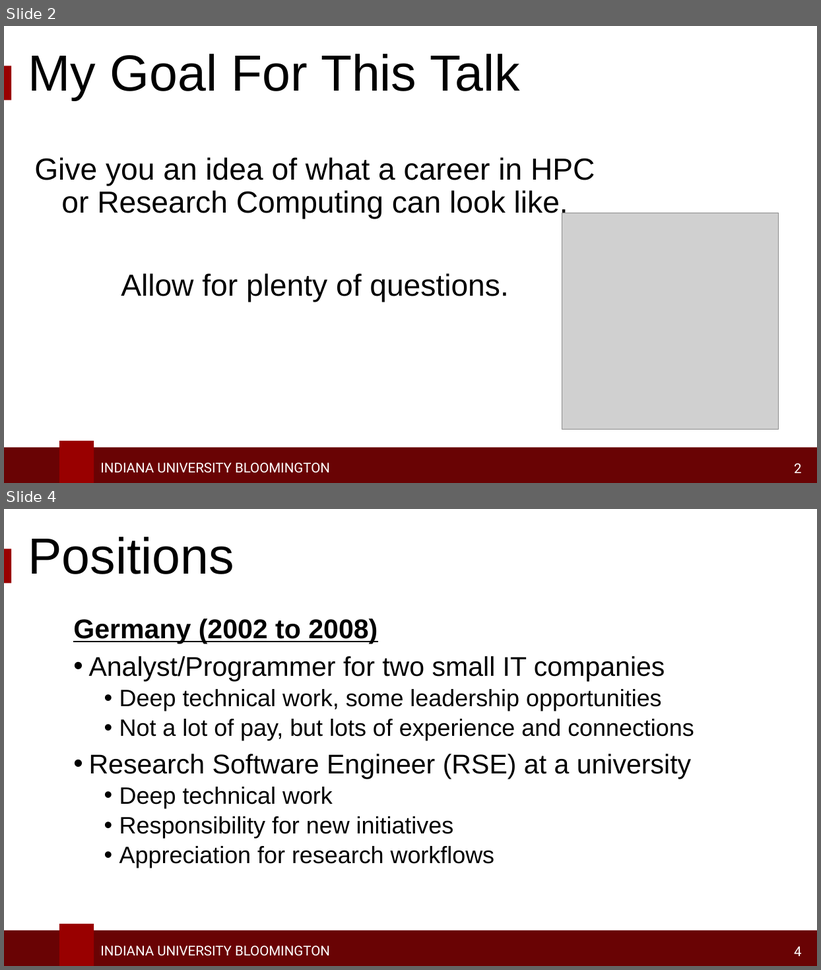
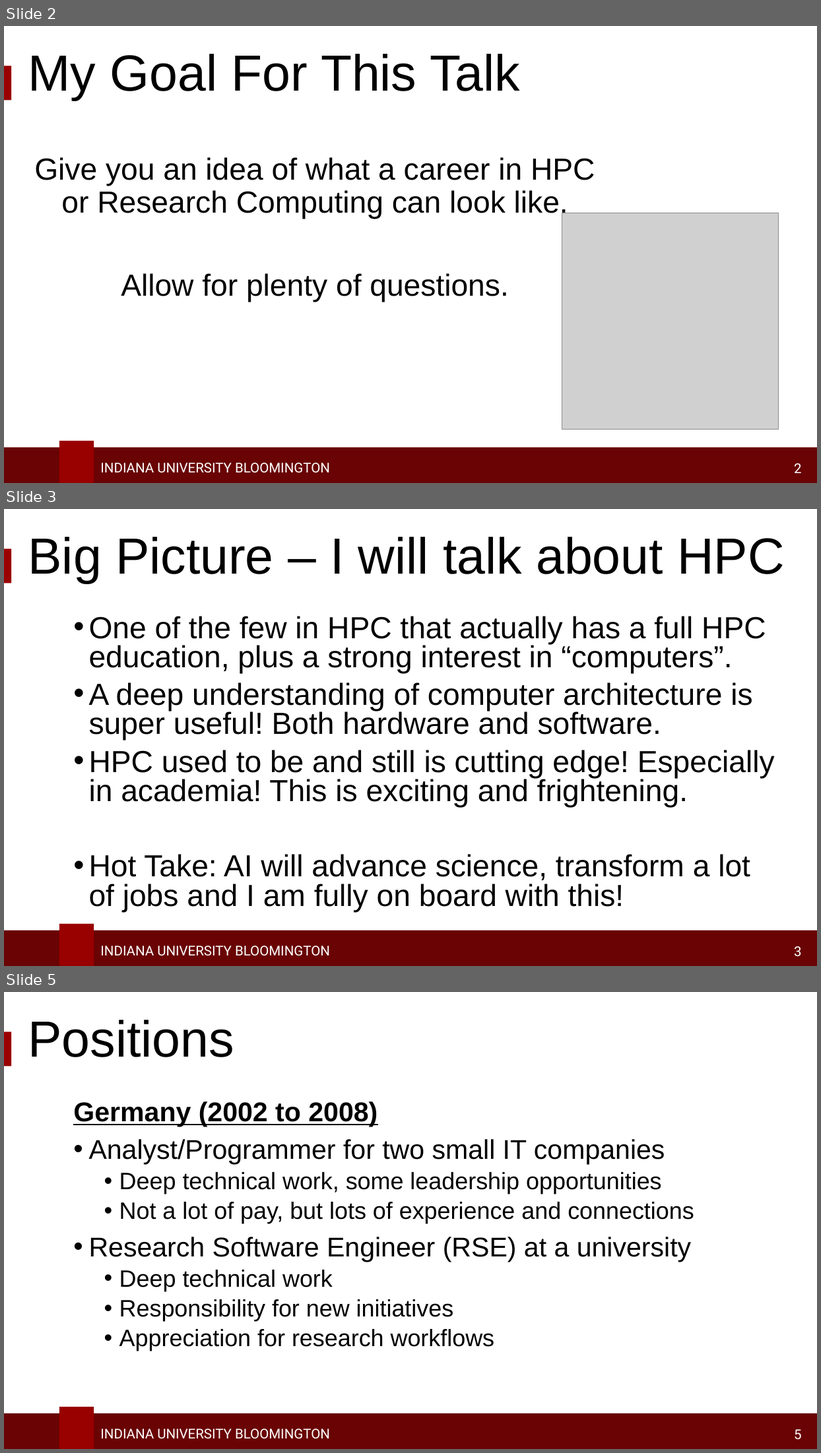
Before and after one commit to access-ci-org/Operations-STEP-2026, a slide deck: CareerSpotlights/RobertHenschel.pptx. Shown one above the other, each under a label of ours: slides 2 and 4 before the commit, slides 2, 3 and 5 after it; the slides between them are not shown. The pictures are 821x970 and 821x1453 pixels, drawn with LibreOffice and Linux fonts; fonts in the diff are those of the drawing; grey boxes stand for pictures; background and template pictures are left out. Boxes give left, top, right and bottom in pixels: in the first picture for what was removed or moved away, otherwise in the second. Text is boxed around its words. In the diff, an @@ line names an element or a change of style, - is before the commit and + after.

```diff
--- a/CareerSpotlights/RobertHenschel.pptx
+++ b/CareerSpotlights/RobertHenschel.pptx
@@ slide 3 added at bbox=[4, 509, 817, 966], background #FFFFFF; not listed: 5 template elements that a slide beside it also shows @@
@@ title added at bbox=[28, 537, 784, 584], 60 pt, text #000000 @@
+Big Picture – I will talk about HPC
@@ text added at bbox=[89, 616, 775, 912], 36 pt, text #000000 @@
+• One of the few in HPC that actually has a full HPC education, plus a strong interest in “computers”.
+• A deep understanding of computer architecture is super useful! Both hardware and software.
+• HPC used to be and still is cutting edge! Especially in academia! This is exciting and frightening.
+• Hot Take: AI will advance science, transform a lot of jobs and I am fully on board with this!
@@ what was slide 4 is now slide 5 @@
@@ page number at bbox=[794, 1430, 802, 1440]: text changed @@
-4
+5
```
Also in this commit, not shown: 3 slides changed, 2 other files.
